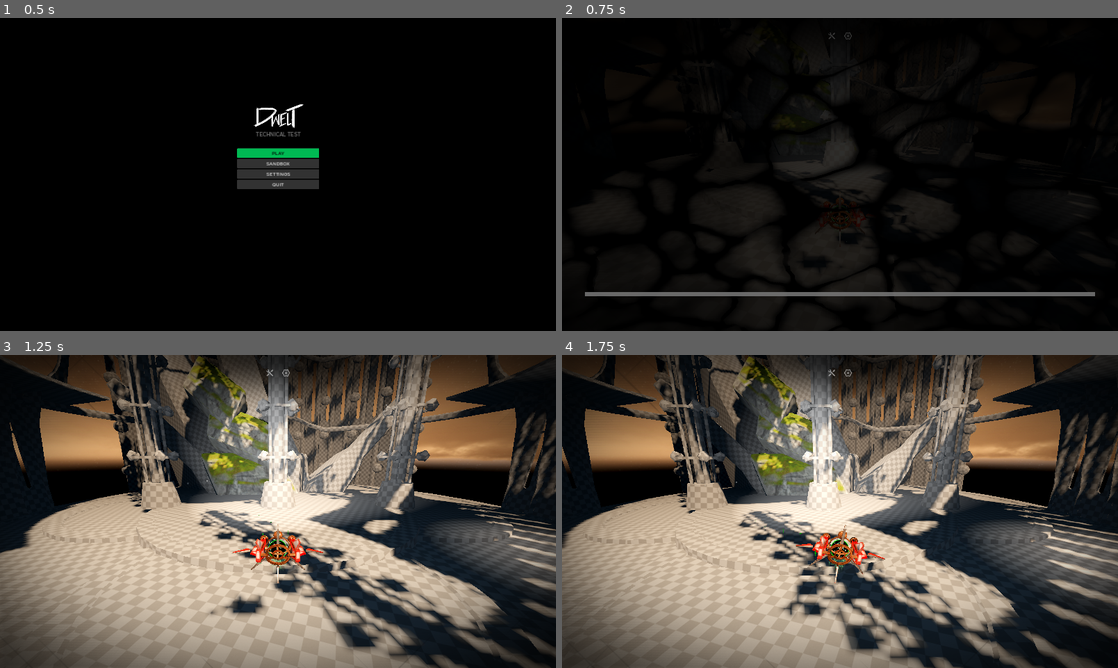
Above: before the commit, frames 1-4 (two rows, left to right).
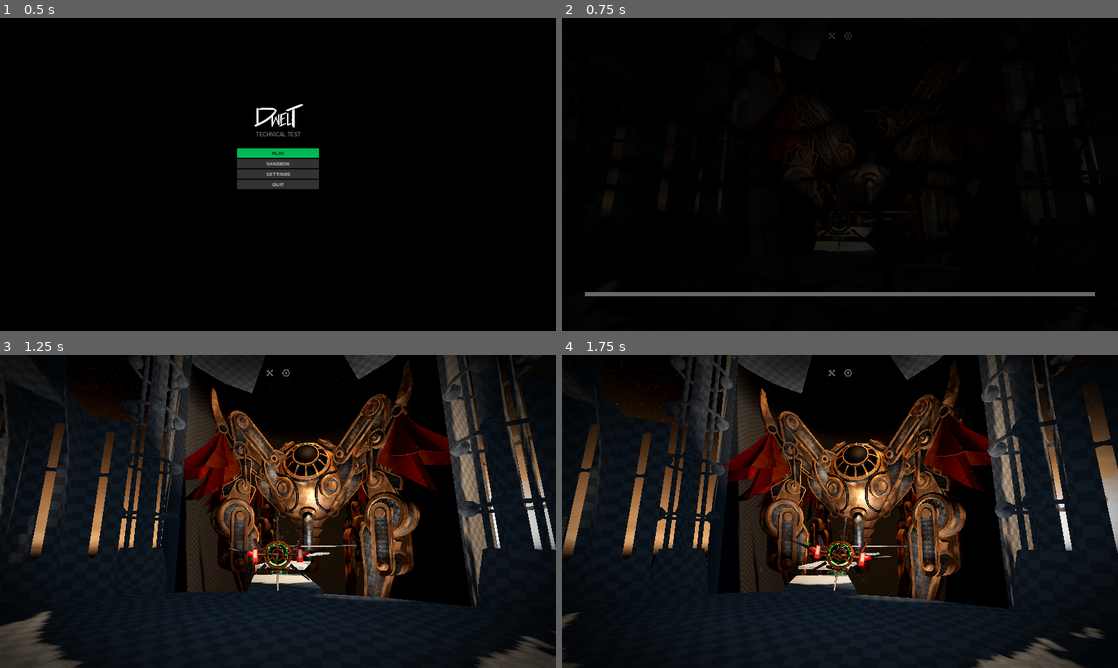
Above: after the commit, the same moments.

Repository: slyllama/dwelt-learn
Game: Godot game, scene res://lib/loading/loading.tscn
Same seed, same stepped clock (60 frames per second), same inputs: the game is played once before the commit and once after it.
Inputs (mouse positions are in pixels of both pictures, inside the frame that each line leads up to):
- Up to frame 1 (0.5 s): no input
- Up to frame 2 (0.75 s): click "PLAY" at 0.5 s
- Up to frame 3 (1.25 s): no input
- Up to frame 4 (1.75 s): tap Enter at 1.25 s; move the mouse to (962, 495) at 1.27 s; press the mouse at (962, 495) at 1.28 s; hold D (strafe_right) from 1.28 s (still down)

Frame 1 is identical in both runs. In frame 2, 3.8% of the frame differs, in the area x 8-97%, y 14-91%; in frame 3, 80%; in frame 4, 81%, in the area x 0-100%, y 0-100%.

Commit message:
Sound test

Diff:
--- a/lib/loading/loading.gd
+++ b/lib/loading/loading.gd
@@ -46,7 +46,7 @@
 	if DisplayServer.screen_get_size().x > 2000:
 		if OS.get_name() != "macOS":
 			DisplayServer.cursor_set_custom_image(
-				load("res://generic/tex/cursor_2x.png"))
+				load("res://generic/tex/ui/cursor_2x.png"))
 
 	$LoadBlack/ProgressBar.visible = false
 	$GlowIcon.visible = false
--- a/lib/world_loader/world_loader.gd
+++ b/lib/world_loader/world_loader.gd
@@ -40,3 +40,4 @@
 	Utilities.set_master_vol(0.0)
 	var fade_bus_in = create_tween()
 	fade_bus_in.tween_method(Utilities.set_master_vol, 0.0, Global.settings.volume, 1.5)
+	if get_node_or_null("Music"): get_node("Music").play()
--- a/maps/lattice/lattice.gd
+++ b/maps/lattice/lattice.gd
@@ -7,3 +7,10 @@
 
 	super()
 	%Player.set_model_scale(0.2)
+
+	# Set a spicy angle
+	%Player.rotation_degrees.y += 180.0
+	%Player/CamPivot.rotation_degrees.x += 24.0
+	%Player/CamPivot.new_cam_x_rotation += 24.0
+	%Player/CamPivot.rotation_degrees.y += 10.0
+	%Player/CamPivot.new_cam_y_rotation += 10.0
--- a/maps/lattice/lattice.tscn
+++ b/maps/lattice/lattice.tscn
@@ -1,15 +1,17 @@
-[gd_scene load_steps=22 format=3 uid="uid://dsf4aknq3seh2"]
+[gd_scene load_steps=24 format=3 uid="uid://dsf4aknq3seh2"]
 
 [ext_resource type="Script" path="res://maps/lattice/lattice.gd" id="1_hqs2c"]
 [ext_resource type="Texture2D" uid="uid://c5duom5wl7px7" path="res://generic/tex/sky.png" id="2_1uuus"]
 [ext_resource type="PackedScene" uid="uid://bcp4um4sjbyx6" path="res://lib/player/player.tscn" id="3_0m0xl"]
 [ext_resource type="PackedScene" uid="uid://e0k8h1ytp7wi" path="res://lib/ui/hud/hud.tscn" id="4_gb0g0"]
+[ext_resource type="AudioStream" uid="uid://bjom6nih468j8" path="res://maps/lattice/sounds/nin_test.ogg" id="5_l3x1b"]
 [ext_resource type="AudioStream" uid="uid://to210dowl6qk" path="res://maps/lattice/sounds/forest_ambience.ogg" id="5_ldr5m"]
 [ext_resource type="Texture2D" uid="uid://dinrdf02xeqaq" path="res://generic/tex/fade_ramp.tres" id="9_clv77"]
 [ext_resource type="PackedScene" uid="uid://561pfp20pcr" path="res://maps/lattice/objects/greybox.glb" id="9_shc3s"]
 [ext_resource type="Texture2D" uid="uid://d1fy6jygommc6" path="res://generic/tex/particles/mote.png" id="10_vpwvh"]
 [ext_resource type="ArrayMesh" uid="uid://c48ccnw3gi5h4" path="res://objects/god_ray/god_ray_1.obj" id="11_vmy1k"]
 [ext_resource type="Material" uid="uid://cu31l43wp5syj" path="res://objects/god_ray/mat_god_ray.tres" id="12_n2ekj"]
+[ext_resource type="PackedScene" uid="uid://djgjcyichaft4" path="res://maps/sandbox/leg_test.glb" id="13_8sf1c"]
 [ext_resource type="PackedScene" uid="uid://dbtpfif0ow8be" path="res://maps/lattice/objects/rocksculpt/rocksculpt.glb" id="13_uuy1x"]
 [ext_resource type="PackedScene" uid="uid://i1jp4klishr3" path="res://lib/dialogue/dialogue.tscn" id="14_cieqj"]
 
@@ -30,11 +32,12 @@
 fog_enabled = true
 fog_light_color = Color(0.161036, 0.104851, 0.0798084, 1)
 fog_light_energy = 0.0
-fog_density = 0.05
+fog_density = 0.075
 fog_sky_affect = 0.5
 fog_height = 15.0
 fog_height_density = -0.3
-volumetric_fog_density = 0.07
+volumetric_fog_enabled = true
+volumetric_fog_density = 0.04
 volumetric_fog_albedo = Color(0.510177, 0.465192, 0.415054, 1)
 volumetric_fog_length = 4.0
 adjustment_enabled = true
@@ -84,7 +87,7 @@
 environment = SubResource("Environment_r5o54")
 
 [node name="Sun" type="DirectionalLight3D" parent="."]
-transform = Transform3D(0.923469, -0.00904311, 0.383566, -0.32658, 0.506177, 0.798204, -0.201371, -0.862382, 0.464485, 0, 6.09097, 0)
+transform = Transform3D(-0.995407, 0.00361515, -0.0956687, -0.0913986, 0.261521, 0.960861, 0.028493, 0.965191, -0.259989, 0, 6.09097, 0)
 light_color = Color(1, 0.819608, 0.639216, 1)
 light_energy = 3.0
 shadow_enabled = true
@@ -96,13 +99,16 @@
 
 [node name="Player" parent="." instance=ExtResource("3_0m0xl")]
 unique_name_in_owner = true
-transform = Transform3D(1, 0, 0, 0, 1, 0, 0, 0, 1, 0, 1.3, 0)
+transform = Transform3D(1, 0, 0, 0, 1, 0, 0, 0, 1, 0, 2.76421, 0)
 
 [node name="HUD" parent="." instance=ExtResource("4_gb0g0")]
 
+[node name="Music" type="AudioStreamPlayer" parent="."]
+stream = ExtResource("5_l3x1b")
+volume_db = -3.0
+
 [node name="Ambience" type="AudioStreamPlayer" parent="."]
 stream = ExtResource("5_ldr5m")
-volume_db = -3.0
 autoplay = true
 
 [node name="Floor" type="StaticBody3D" parent="."]
@@ -136,15 +142,16 @@
 
 [node name="RockLight" type="SpotLight3D" parent="."]
 transform = Transform3D(0.940478, 0.041147, -0.337354, -1.43343e-08, 0.992644, 0.121072, 0.339854, -0.113866, 0.93356, -6.60313, 9.2881, 4.41683)
+light_color = Color(1, 0.819608, 0.639216, 1)
 light_energy = 50.0
 spot_range = 80.0
 spot_angle = 30.0
 
 [node name="RocketLight" type="SpotLight3D" parent="."]
-transform = Transform3D(0.965872, -0.0488332, -0.254376, -0.259021, -0.182096, -0.948551, 0, 0.982068, -0.18853, -10.1616, -10.7323, 15.0476)
+transform = Transform3D(0.961227, -0.14479, -0.234687, -0.259021, -0.182096, -0.948551, 0.0946049, 0.972562, -0.212539, -6.4918, -10.7323, 10.5593)
 light_energy = 90.0
 spot_range = 80.0
-spot_angle = 25.0
+spot_angle = 32.0
 
 [node name="GodRay1" type="MeshInstance3D" parent="."]
 transform = Transform3D(4, 0, 0, 0, 4, 0, 0, 0, 4, -14.5079, 4.80719, -17.0815)
@@ -165,3 +172,6 @@
 transform = Transform3D(1, 0, 0, 0, 1, 0, 0, 0, 1, 0, 0.34823, -11.329)
 TYPE = "test_dialogue"
 dialogue_data = Array[String](["Lorem ipsum dolor sit amet, consectetur adipiscing elit, sed do eiusmod tempor incididu …(624 unchanged characters)…
+
+[node name="LegTest" parent="." instance=ExtResource("13_8sf1c")]
+transform = Transform3D(-1, 0, -8.74228e-08, 0, 1, 0, 8.74228e-08, 0, -1, 0, 11.2159, 23.9883)
Binary file changed: maps/lattice/objects/greybox.glb
Not shown, added: maps/lattice/sounds/nin_test.ogg.import
Binary file changed: maps/sandbox/leg_test.glb
Not shown, added: maps/lattice/sounds/nin_test.ogg
